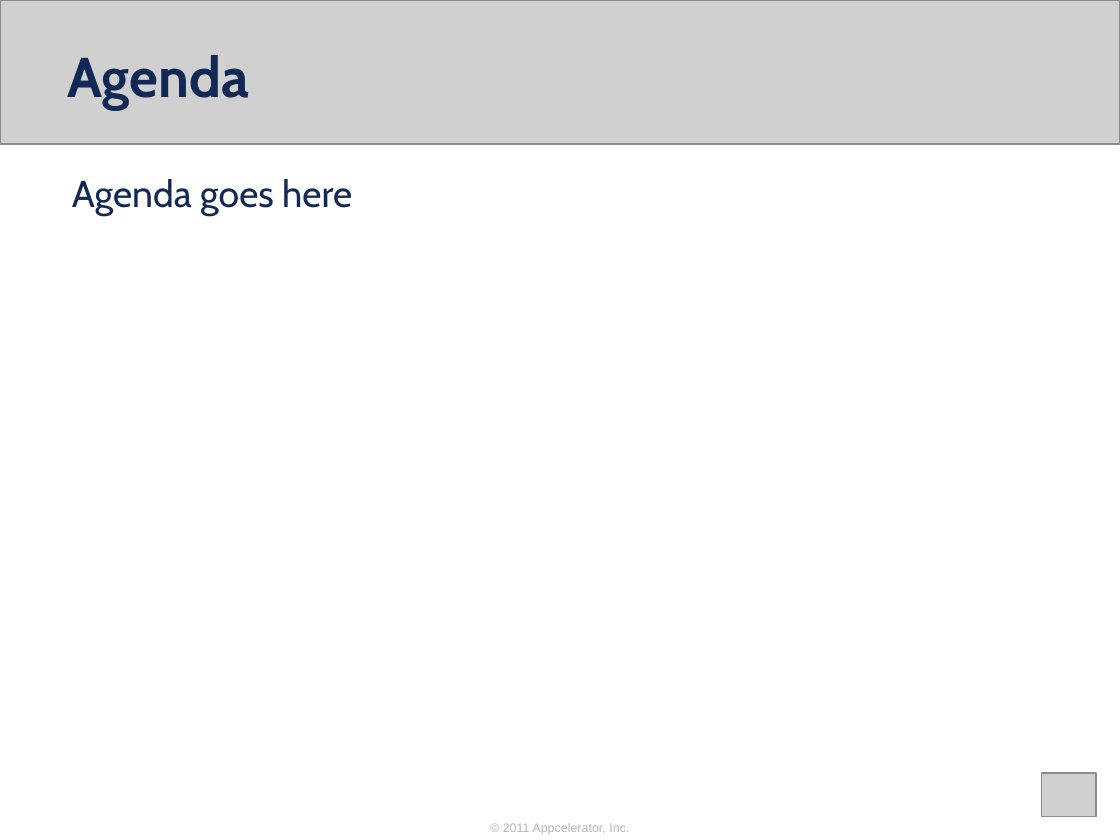
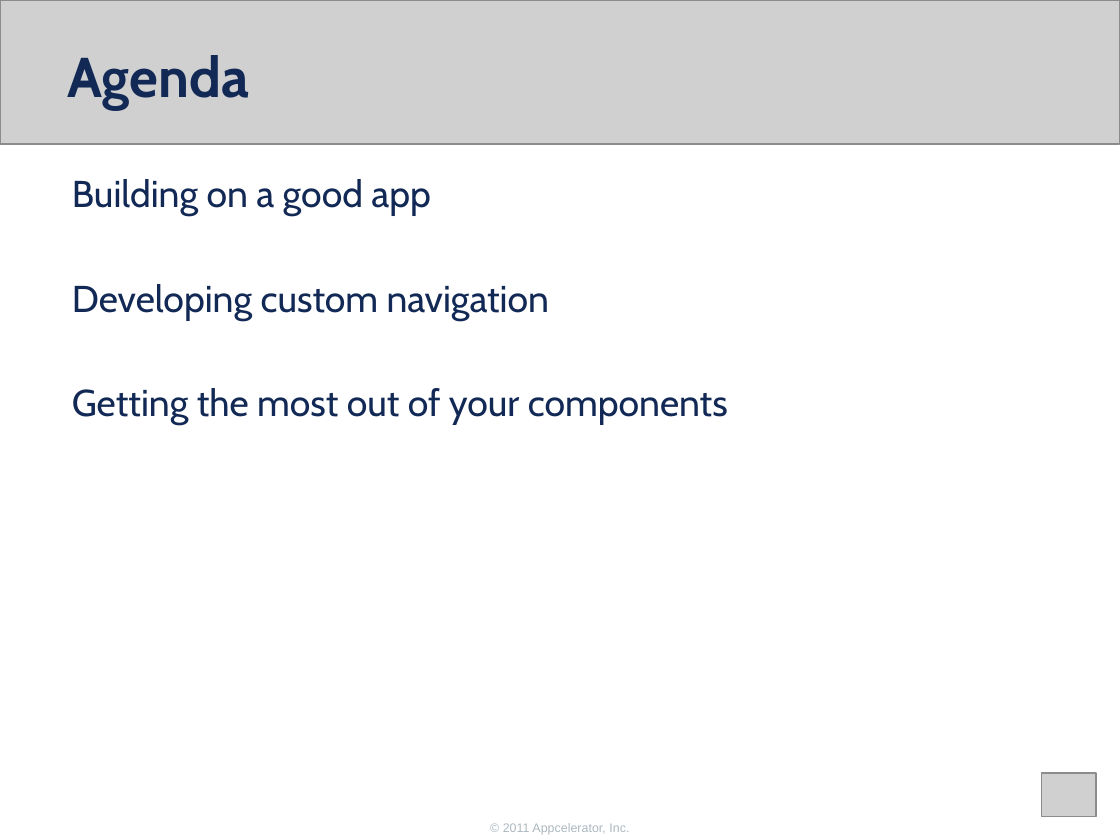
Before and after one commit to appcelerator-forks/appcelerator-training.tcmd_certification, a slide deck: slide 2 of 310/310.pptx. Drawn at 1120x840 pixels with LibreOffice and Linux fonts; fonts in the diff are those of the drawing; grey boxes stand for pictures; background and template pictures are left out. Boxes give left, top, right and bottom in pixels: in the first picture for what was removed or moved away, otherwise in the second. Text is boxed around its words. In the diff, an @@ line names an element or a change of style, - is before the commit and + after.

```diff
--- a/310/310.pptx
+++ b/310/310.pptx
@@ text at [72,179,728,425]: text changed @@
-Agenda goes here
+Building on a good app
+Developing custom navigation
+Getting the most out of your components
```
Also in this commit, not shown: 11 other slides changed, 27 other files.
